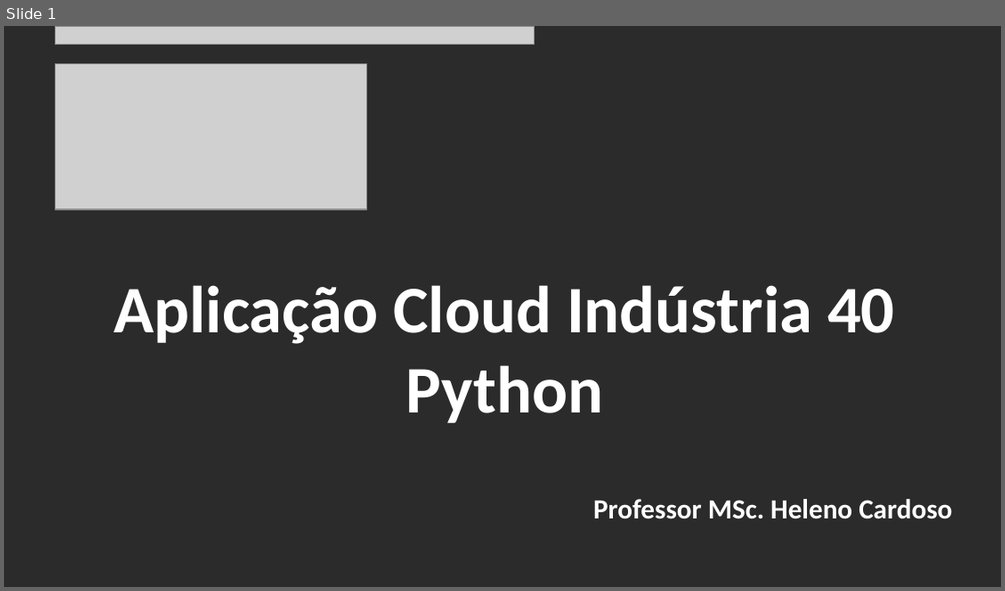
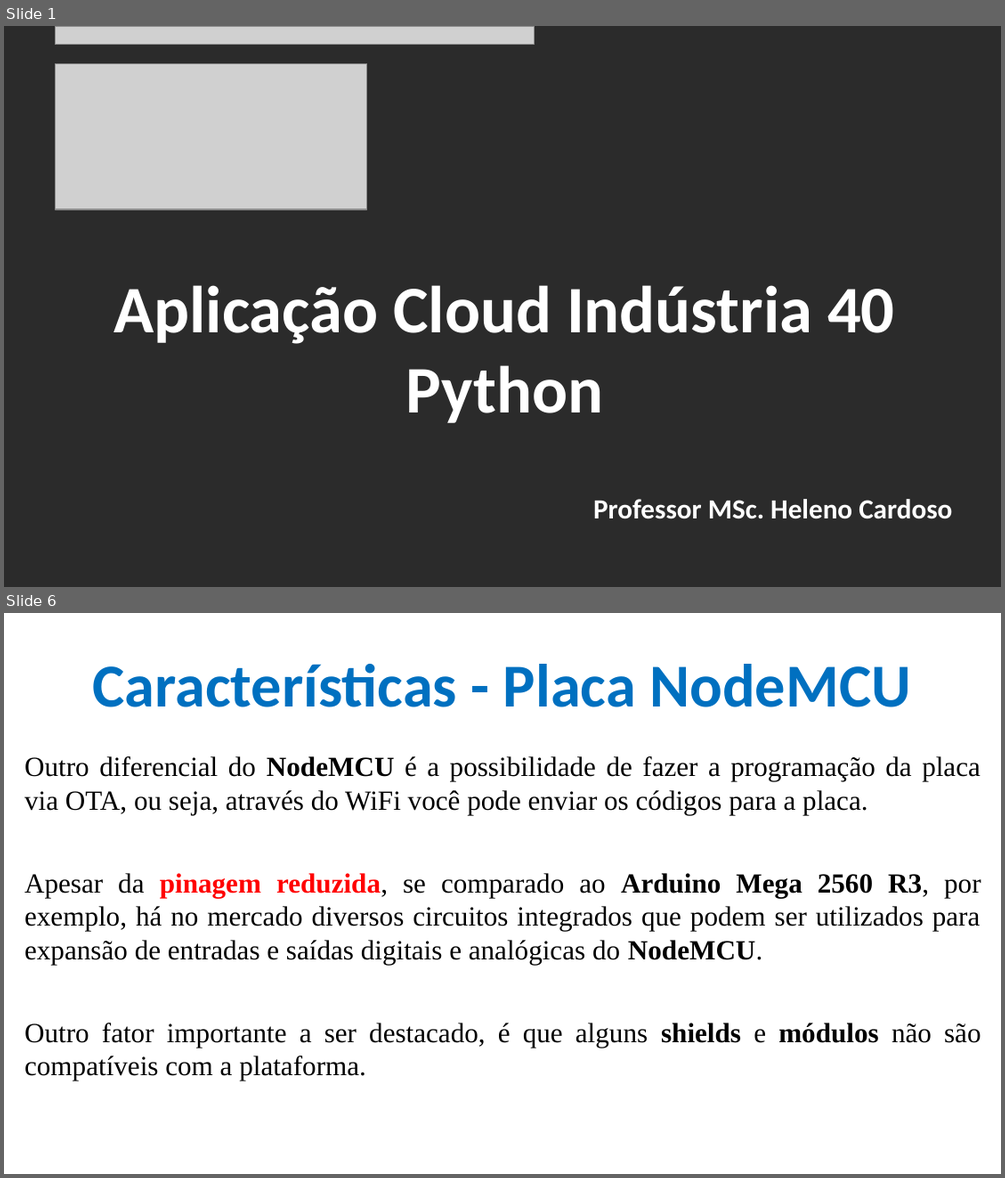
Before and after one commit to CloudEducationBrazil/WydenArea1AplicacaoCloudIndustria40Python, a slide deck: 01 Classes/Aula 05 - Aplicação Cloud Indústria 40 Python IoT Plataforma Nodemcu.pptx. Shown one above the other, each under a label of ours: slide 1 before the commit, slides 1 and 6 after it; the slides between them are not shown. The pictures are 1005x591 and 1005x1178 pixels, drawn with LibreOffice and Linux fonts; fonts in the diff are those of the drawing; grey boxes stand for pictures; background and template pictures are left out; a plain dark background stands for a picture behind light text. Boxes give left, top, right and bottom in pixels: in the first picture for what was removed or moved away, otherwise in the second. Text is boxed around its words. In the diff, an @@ line names an element or a change of style, - is before the commit and + after.

```diff
--- a/01 Classes/Aula 05 - Aplicação Cloud Indústria 40 Python IoT Plataforma Nodemcu.pptx
+++ b/01 Classes/Aula 05 - Aplicação Cloud Indústria 40 Python IoT Plataforma Nodemcu.pptx
@@ slide 6 added at bbox=[4, 613, 1001, 1174], background picture (left out) @@
@@ title added at bbox=[93, 664, 911, 707], 44 pt, text #0070C0, bold @@
+Características - Placa NodeMCU
@@ text added at bbox=[24, 756, 981, 1080], 20 pt, text #000000 @@
+Outro diferencial do NodeMCU é a possibilidade de fazer a programação da placa via OTA, ou seja, através do WiFi você pode enviar os códigos para a placa.
+Apesar da pinagem reduzida, se comparado ao Arduino Mega 2560 R3, por exemplo, há no mercado diversos circuitos integrados que podem ser utilizados para expansão de entradas e saídas digitais e analógicas do NodeMCU.
+Outro fator importante a ser destacado, é que alguns shields e módulos não são compatíveis com a plataforma.
```
Also in this commit, not shown: 6 slides changed, 15 other slides added.
